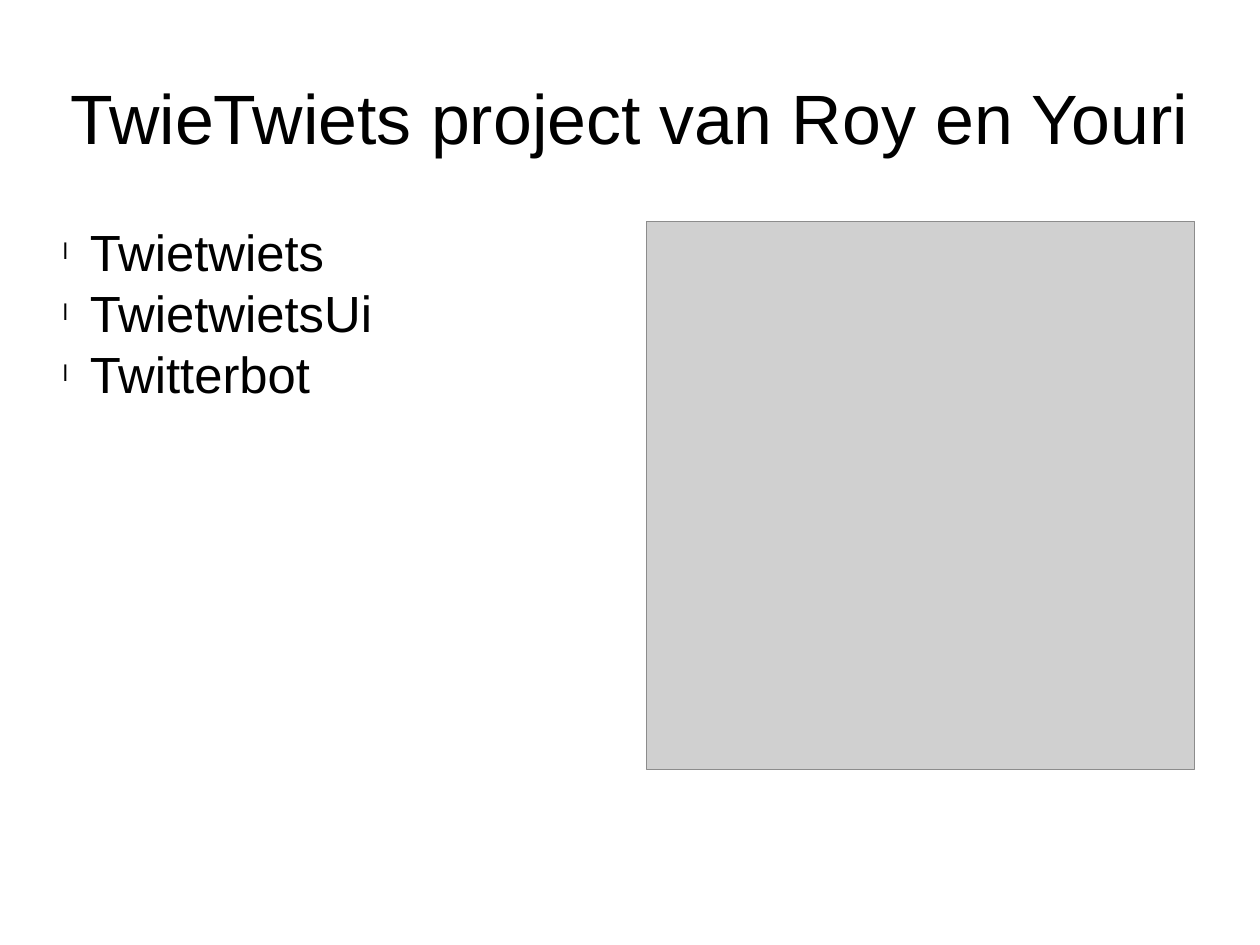
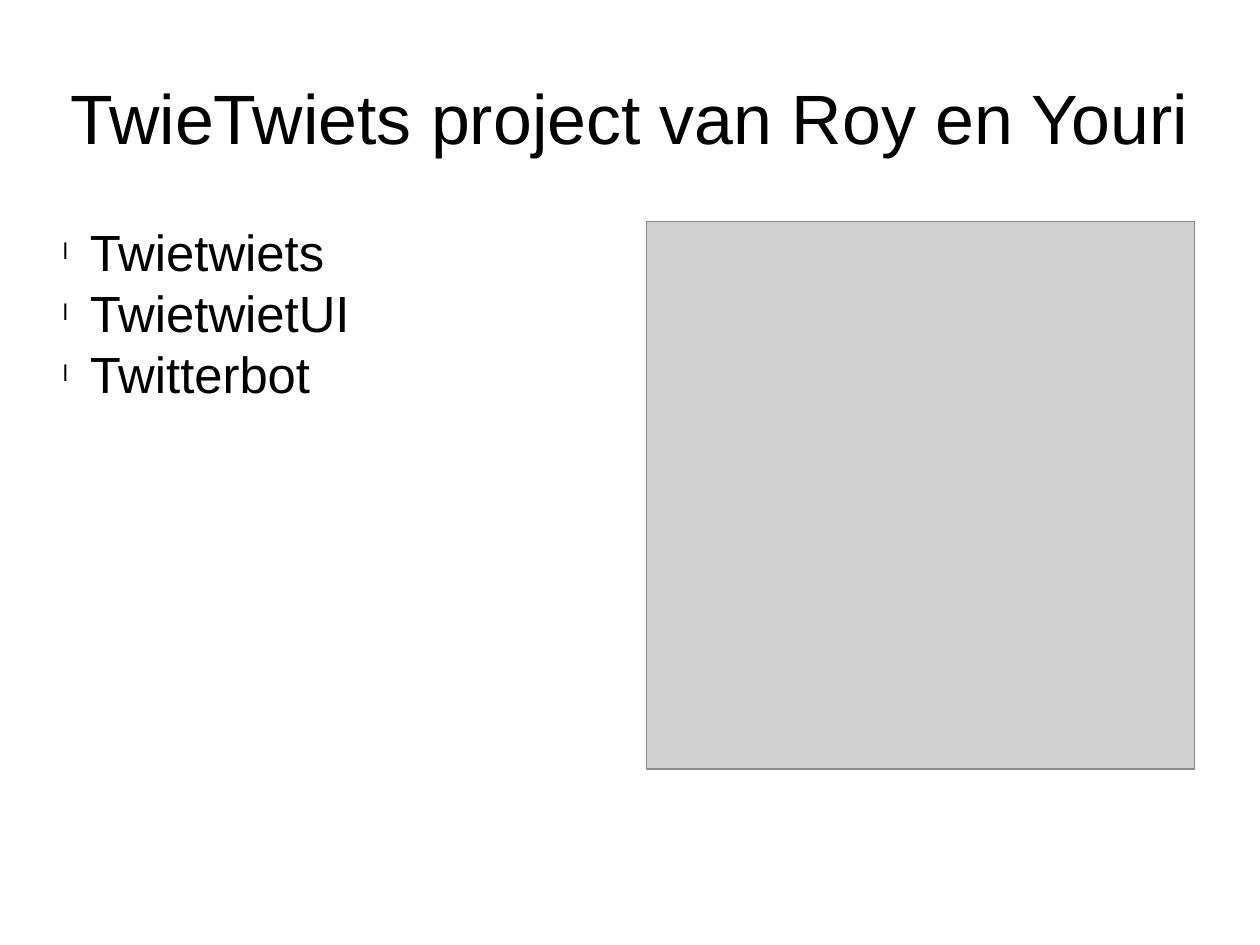
Before and after one commit to YouriSchuur/gevpro-TwieTweets--RD--YS, a slide deck: slide 1 of presentatie.pptx. Drawn at 1260x945 pixels with LibreOffice and Linux fonts; fonts in the diff are those of the drawing; grey boxes stand for pictures. Boxes give left, top, right and bottom in pixels: in the first picture for what was removed or moved away, otherwise in the second. Text is boxed around its words. In the diff, an @@ line names an element or a change of style, - is before the commit and + after.

Commit message:
added powerpoint

```diff
--- a/presentatie.pptx
+++ b/presentatie.pptx
@@ text at bbox=[90, 295, 350, 333]: text changed @@
-l TwietwietsUi
+l TwietwietUI
```
Also in this commit, not shown: 1 other file.
